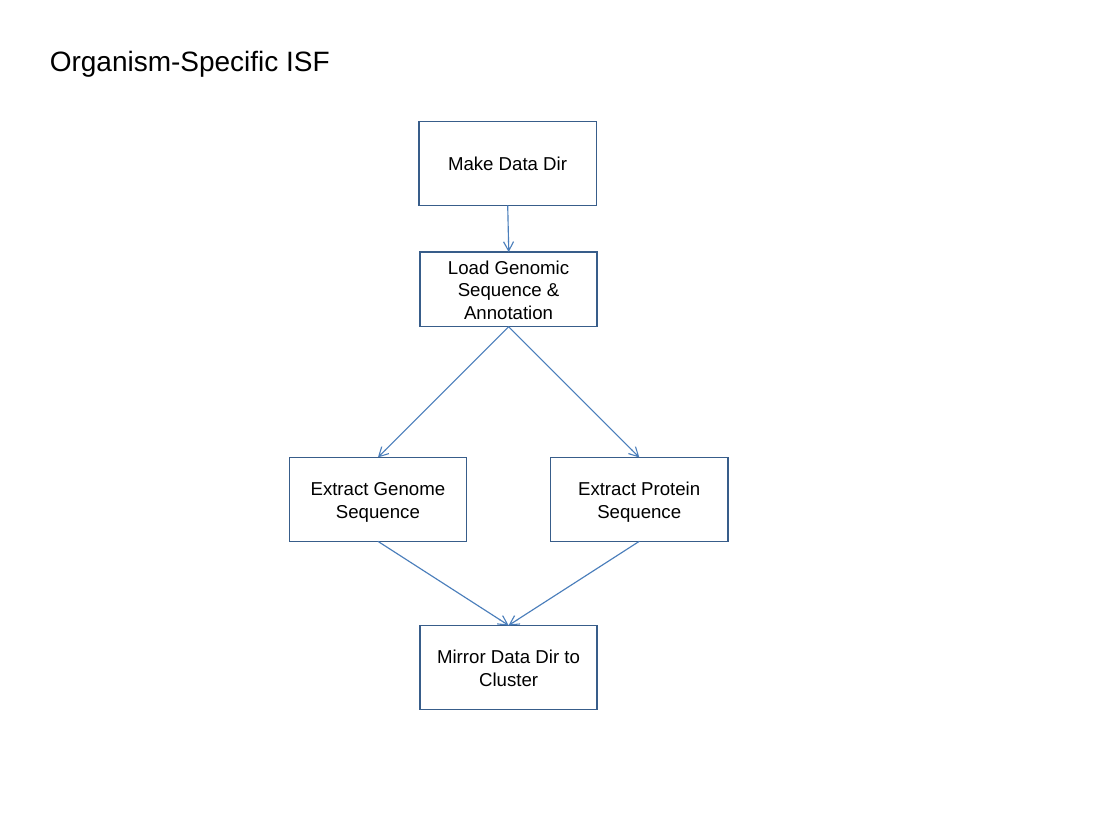
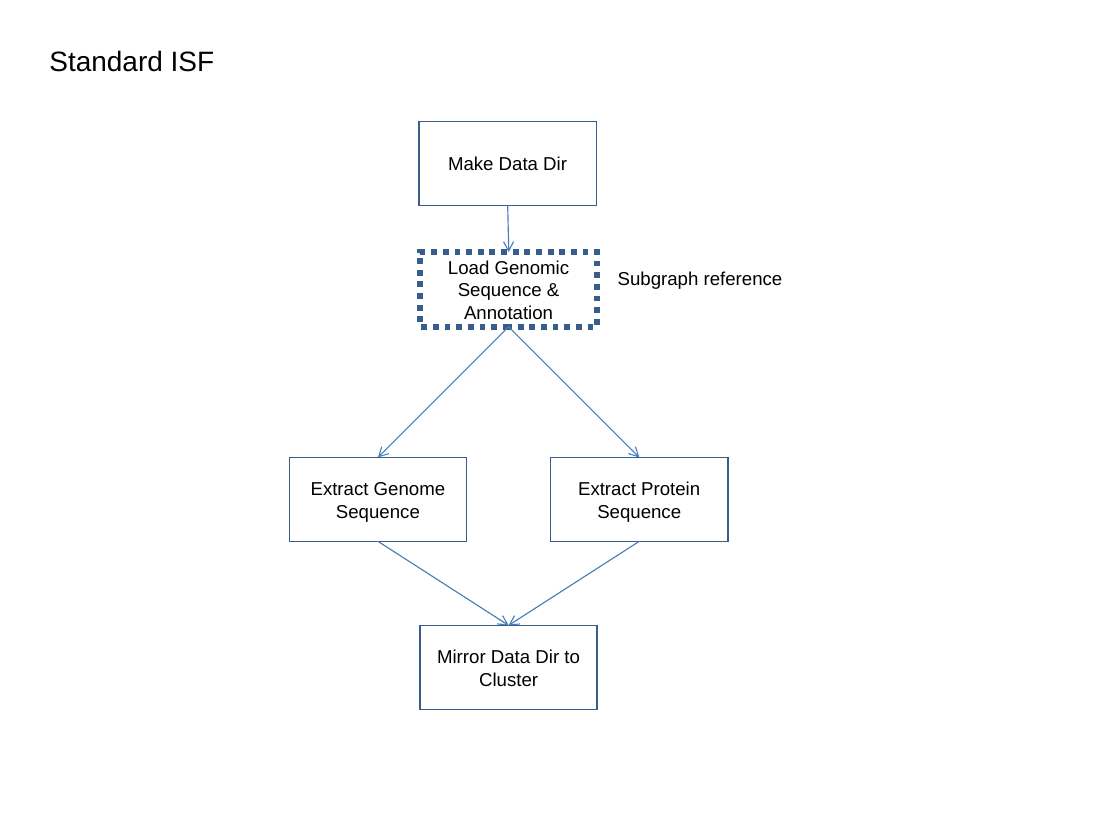
Before and after one commit to VEuPathDB/ApiCommonWorkflow, a slide deck: slide 4 of Main/doc/IntegratedWorkflow.ppt (slide 3 before the commit). Drawn at 1120x840 pixels with LibreOffice and Linux fonts; fonts in the diff are those of the drawing. Boxes give left, top, right and bottom in pixels: in the first picture for what was removed or moved away, otherwise in the second. Text is boxed around its words. In the diff, an @@ line names an element or a change of style, - is before the commit and + after.

```diff
--- a/Main/doc/IntegratedWorkflow.ppt
+++ b/Main/doc/IntegratedWorkflow.ppt
@@ text at (49, 50, 215, 72): text changed @@
-Organism-Specific ISF
+Standard ISF
@@ rectangle "Load Genomic Sequence & Annotation" at (420, 252, 597, 327): outline #385D8A 0.99 pt to #385D8A 3.74 pt dashed @@
@@ text added at (618, 271, 783, 289), 12 pt, text #000000 @@
+Subgraph reference
```
Also in this commit, not shown: 8 other slides changed, 1 slide added.
